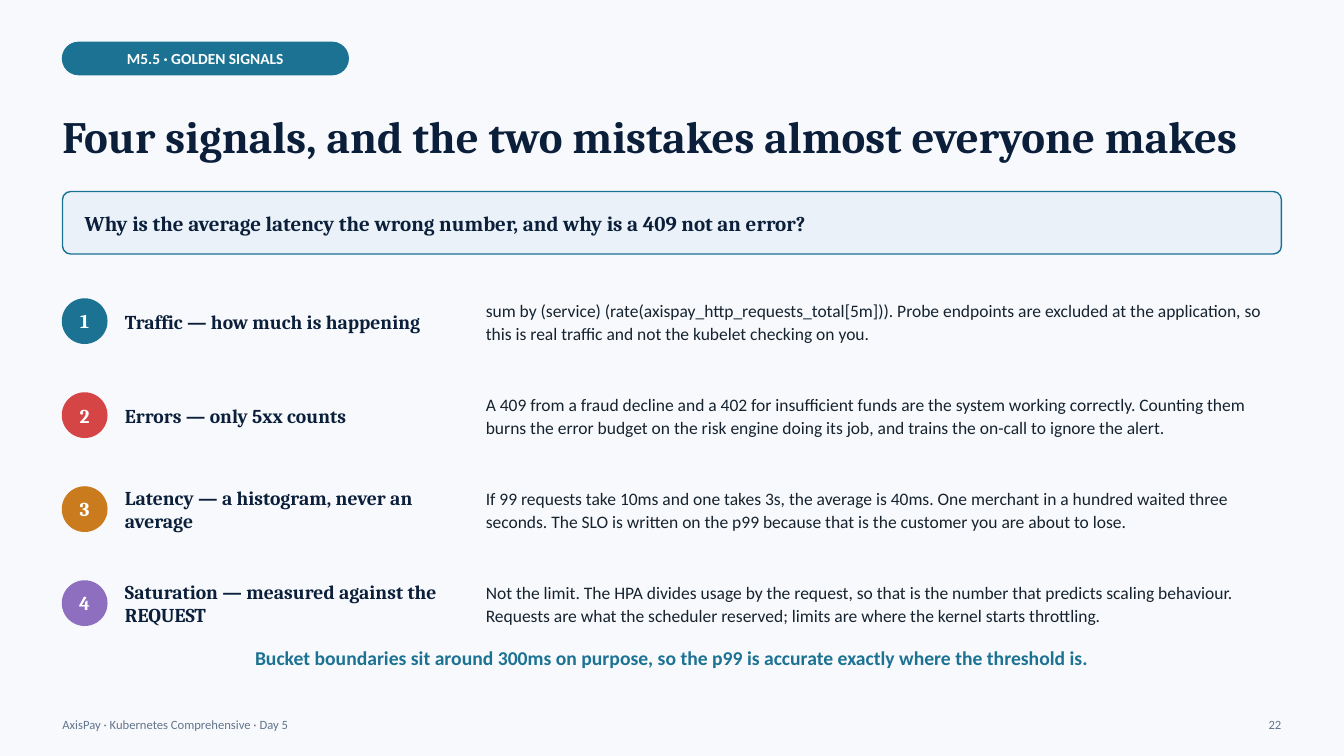
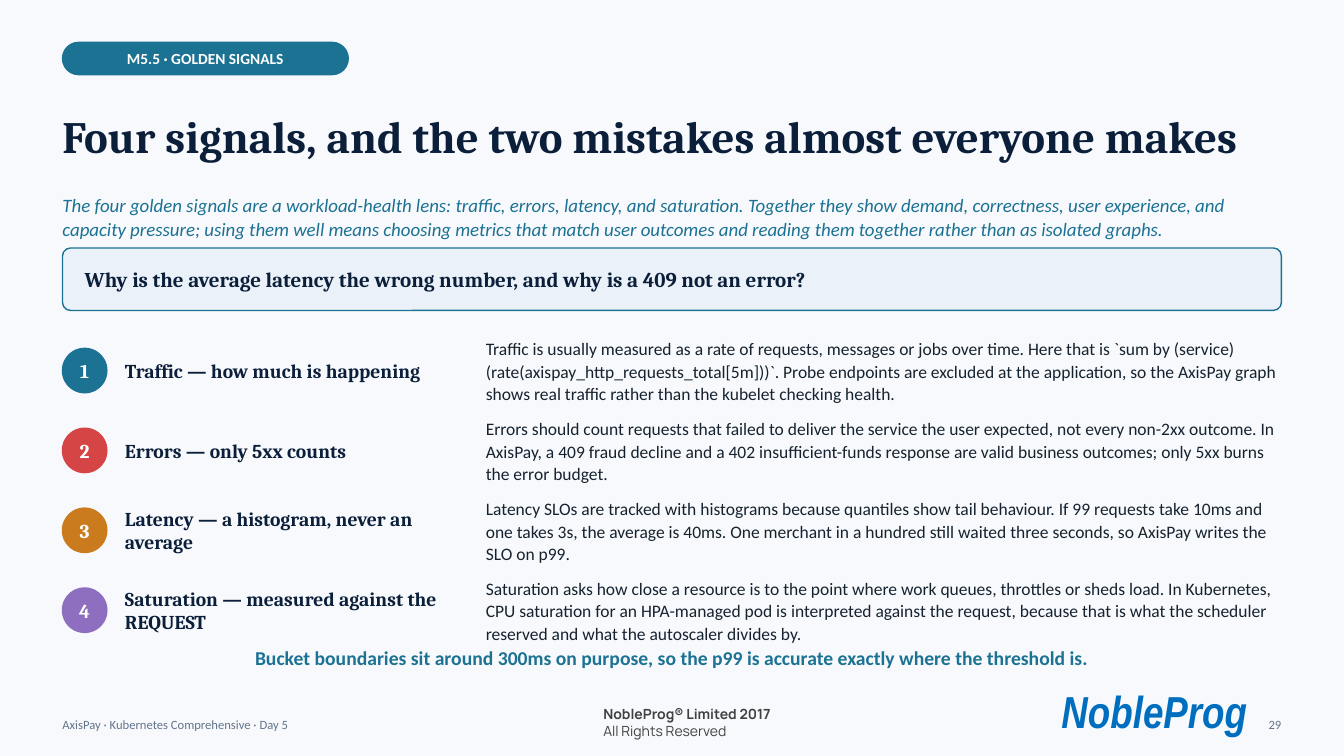
Before and after one commit to kumbulanit/kubernetescompr, a slide deck: slide 29 of days/day5/AxisPay-K8s-Day5.pptx (slide 22 before the commit). Drawn at 1344x756 pixels with LibreOffice and Linux fonts; fonts in the diff are those of the drawing; background and template pictures are left out. Boxes give left, top, right and bottom in pixels: in the first picture for what was removed or moved away, otherwise in the second. Text is boxed around its words. In the diff, an @@ line names an element or a change of style, - is before the commit and + after.

```diff
--- a/days/day5/AxisPay-K8s-Day5.pptx
+++ b/days/day5/AxisPay-K8s-Day5.pptx
@@ text added at (x1=62, y1=199, x2=1224, y2=240), 13.5 pt, text #1C7293, italic @@
+The four golden signals are a workload-health lens: traffic, errors, latency, and saturation. Together they show demand, correctness, user experience, and capacity pressure; using them well means choosing metrics that match user outcomes and reading them together rather than as isolated graphs.
@@ rounded rectangle moved from (x1=63, y1=192, x2=1281, y2=254) to (x1=63, y1=248, x2=1281, y2=311) @@
@@ text "Why is the average latency ..." moved from (x1=85, y1=216, x2=806, y2=236) to (x1=85, y1=272, x2=806, y2=292) @@
@@ text "1" moved from (x1=80, y1=315, x2=89, y2=328) to (x1=80, y1=365, x2=89, y2=378) @@
@@ ellipse moved from (x1=63, y1=299, x2=107, y2=344) to (x1=63, y1=349, x2=107, y2=393) @@
@@ text "Traffic — how much is ..." moved from (x1=125, y1=315, x2=420, y2=333) to (x1=125, y1=364, x2=420, y2=383) @@
@@ text at (x1=486, y1=342, x2=1276, y2=403): text changed @@
-sum by (service) (rate(axispay_http_requests_total[5m])). Probe endpoints are excluded at the application, so this is real traffic and not the kubelet checking on you.
+Traffic is usually measured as a rate of requests, messages or jobs over time. Here that is `sum by (service) (rate(axispay_http_requests_total[5m]))`. Probe endpoints are excluded at the application, so the AxisPay graph shows real traffic rather than the kubelet checking health.
@@ text "Errors — only 5xx counts" moved from (x1=125, y1=409, x2=346, y2=427) to (x1=125, y1=444, x2=346, y2=463) @@
@@ text "2" moved from (x1=80, y1=409, x2=90, y2=423) to (x1=80, y1=444, x2=90, y2=458) @@
@@ ellipse moved from (x1=63, y1=393, x2=107, y2=438) to (x1=63, y1=429, x2=107, y2=473) @@
@@ text at (x1=486, y1=423, x2=1275, y2=483): text changed @@
-A 409 from a fraud decline and a 402 for insufficient funds are the system working correctly. Counting them burns the error budget on the risk engine doing its job, and trains the on-call to ignore the alert.
+Errors should count requests that failed to deliver the service the user expected, not every non-2xx outcome. In AxisPay, a 409 fraud decline and a 402 insufficient-funds response are valid business outcomes; only 5xx burns the error budget.
@@ text "3" moved from (x1=80, y1=502, x2=90, y2=516) to (x1=80, y1=524, x2=90, y2=538) @@
@@ ellipse moved from (x1=63, y1=487, x2=107, y2=531) to (x1=63, y1=508, x2=107, y2=553) @@
@@ text "Latency — a histogram, never ..." moved from (x1=125, y1=491, x2=412, y2=533) to (x1=125, y1=512, x2=412, y2=554) @@
@@ text at (x1=486, y1=503, x2=1267, y2=563): text changed @@
-If 99 requests take 10ms and one takes 3s, the average is 40ms. One merchant in a hundred waited three seconds. The SLO is written on the p99 because that is the customer you are about to lose.
+Latency SLOs are tracked with histograms because quantiles show tail behaviour. If 99 requests take 10ms and one takes 3s, the average is 40ms. One merchant in a hundred still waited three seconds, so AxisPay writes the SLO on p99.
@@ text "4" moved from (x1=79, y1=596, x2=90, y2=610) to (x1=79, y1=604, x2=90, y2=618) @@
@@ ellipse moved from (x1=63, y1=581, x2=107, y2=625) to (x1=63, y1=588, x2=107, y2=632) @@
@@ text "Saturation — measured against the ..." moved from (x1=125, y1=585, x2=437, y2=626) to (x1=125, y1=592, x2=437, y2=633) @@
@@ text at (x1=486, y1=583, x2=1271, y2=643): text changed @@
-Not the limit. The HPA divides usage by the request, so that is the number that predicts scaling behaviour. Requests are what the scheduler reserved; limits are where the kernel starts throttling.
+Saturation asks how close a resource is to the point where work queues, throttles or sheds load. In Kubernetes, CPU saturation for an HPA-managed pod is interpreted against the request, because that is what the scheduler reserved and what the autoscaler divides by.
@@ text added at (x1=603, y1=708, x2=771, y2=740), 10 pt, text #414141, bold @@
+NobleProg® Limited 2017
+All Rights Reserved
@@ text added at (x1=1061, y1=695, x2=1247, y2=737), 32 pt, text #006EBE, bold, italic @@
+NobleProg
@@ text at (x1=1269, y1=721, x2=1282, y2=729): text changed @@
-22
+29
```
Also in this commit, not shown: 35 other slides changed, 7 slides added, 27 other files.
